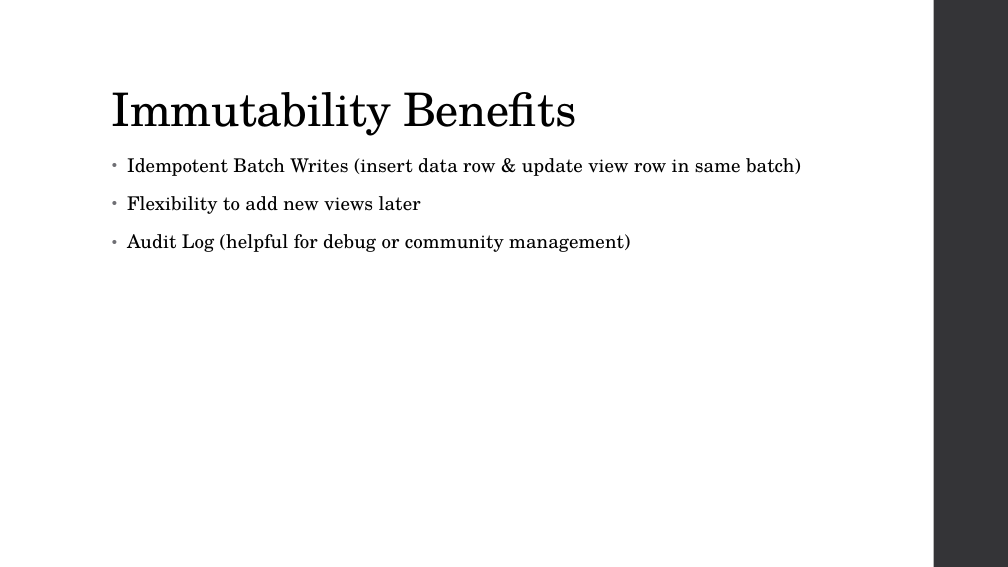
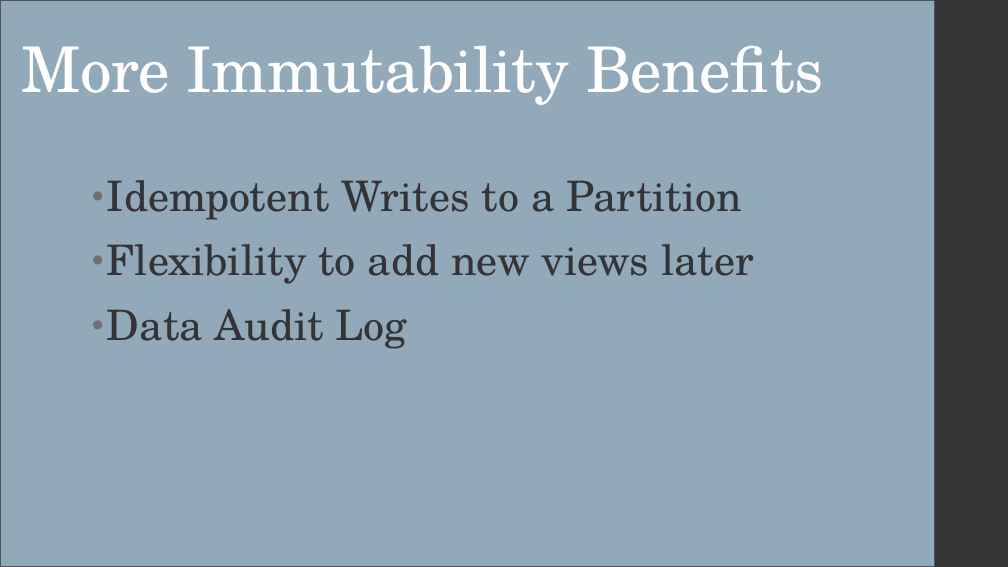
Before and after one commit to CaitieM20/DotNetConf, a slide deck: slide 30 of Patterns & Best Practices For Moving From RDBMS to Azure Storage.pptx (slide 29 before the commit). Drawn at 1008x567 pixels with LibreOffice and Linux fonts; fonts in the diff are those of the drawing. Boxes give left, top, right and bottom in pixels: in the first picture for what was removed or moved away, otherwise in the second. Text is boxed around its words. In the diff, an @@ line names an element or a change of style, - is before the commit and + after.

```diff
--- a/Patterns & Best Practices For Moving From RDBMS to Azure Storage.pptx
+++ b/Patterns & Best Practices For Moving From RDBMS to Azure Storage.pptx
@@ rectangle added at (x1=0, y1=0, x2=935, y2=567), fill #92A9B9, outline #525256 1.1 pt @@
@@ title at (x1=21, y1=45, x2=824, y2=105): text changed; size 44 to 60 pt; text colour #000000 to #FFFFFF @@
-Immutability Benefits
+More Immutability Benefits
@@ text "Idempotent Writes to a Partition" moved from (x1=127, y1=158, x2=801, y2=252) to (x1=107, y1=180, x2=754, y2=349) @@
@@ text at (x1=107, y1=180, x2=742, y2=220): text changed; size 18 to 40 pt; text colour #000000 to #353537 @@
-• Idempotent Batch Writes (insert data row & update view row in same batch)
+• Idempotent Writes to a Partition
@@ text at (x1=107, y1=244, x2=754, y2=284): size 18 to 40 pt, text colour #000000 to #353537 in "Flexibility to add new views later" @@
@@ text at (x1=107, y1=309, x2=408, y2=349): text changed; size 18 to 40 pt; text colour #000000 to #353537 @@
-• Audit Log (helpful for debug or community management)
+• Data Audit Log
```
Also in this commit, not shown: 13 other slides changed, 14 slides added, 13 slides removed, 3 other files.
